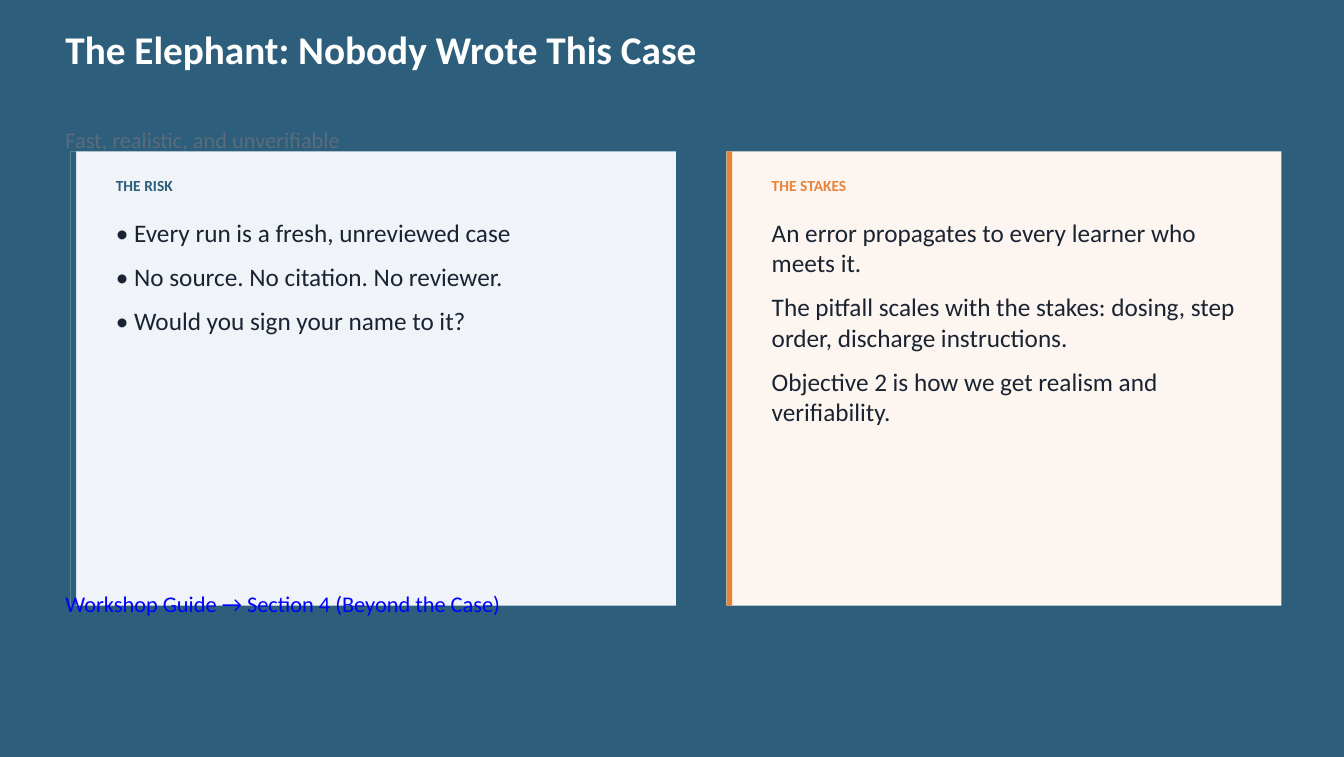
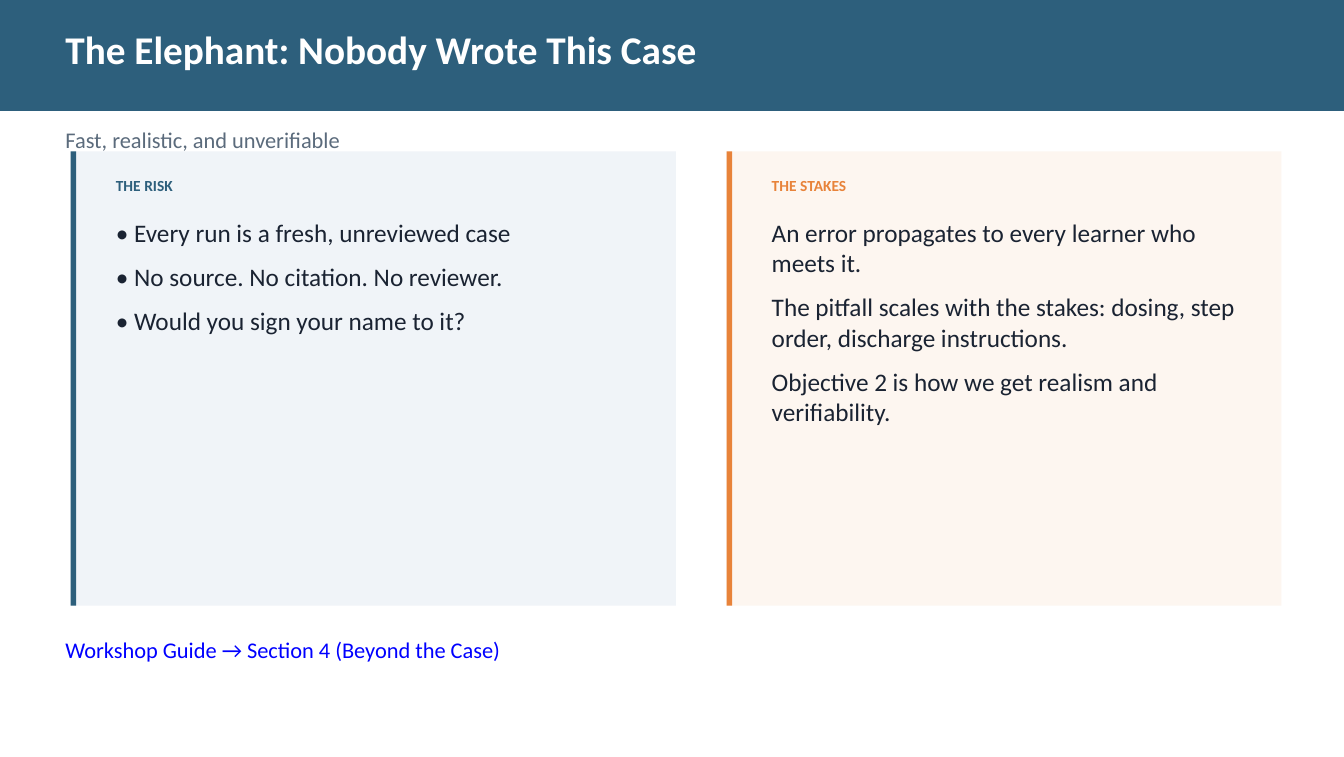
Before and after one commit to diana-brewer/digital-learning-unlocked, a slide deck: slide 8 of Digital Learning Unlocked - Slide Deck.pptx. Drawn at 1344x757 pixels with LibreOffice and Linux fonts; fonts in the diff are those of the drawing. Boxes give left, top, right and bottom in pixels: in the first picture for what was removed or moved away, otherwise in the second. Text is boxed around its words. In the diff, an @@ line names an element or a change of style, - is before the commit and + after.

```diff
--- a/Digital Learning Unlocked - Slide Deck.pptx
+++ b/Digital Learning Unlocked - Slide Deck.pptx
@@ background #2D5F7C to #FFFFFF @@
@@ rectangle added at <box>0,0,1344,111</box>, fill #2D5F7C @@
@@ text "Workshop Guide → Section 4 ..." rewrapped from <box>65,593,500,618</box> to <box>65,642,500,662</box> @@
```
Also in this commit, not shown: 6 other slides changed.
